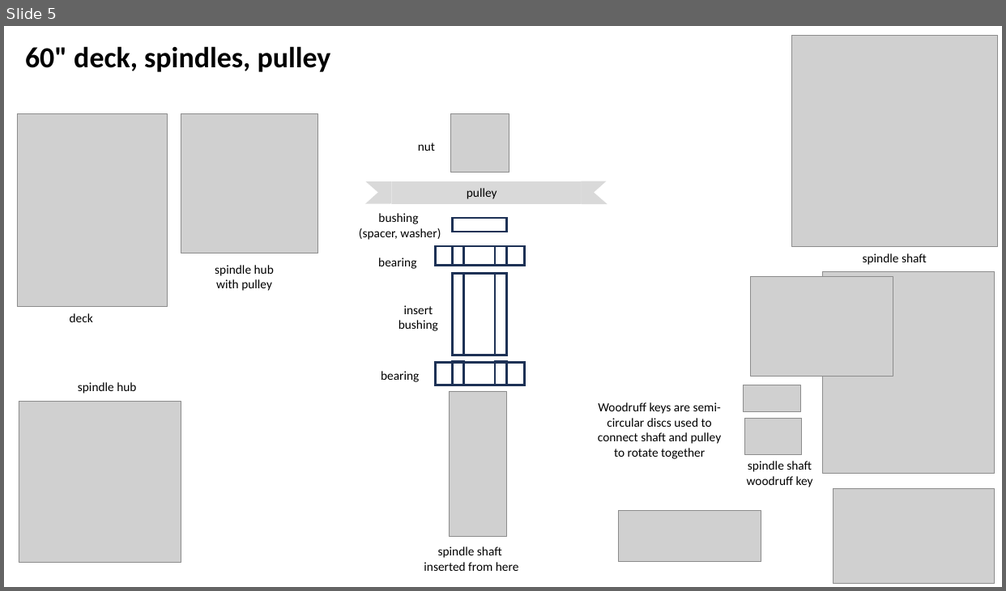
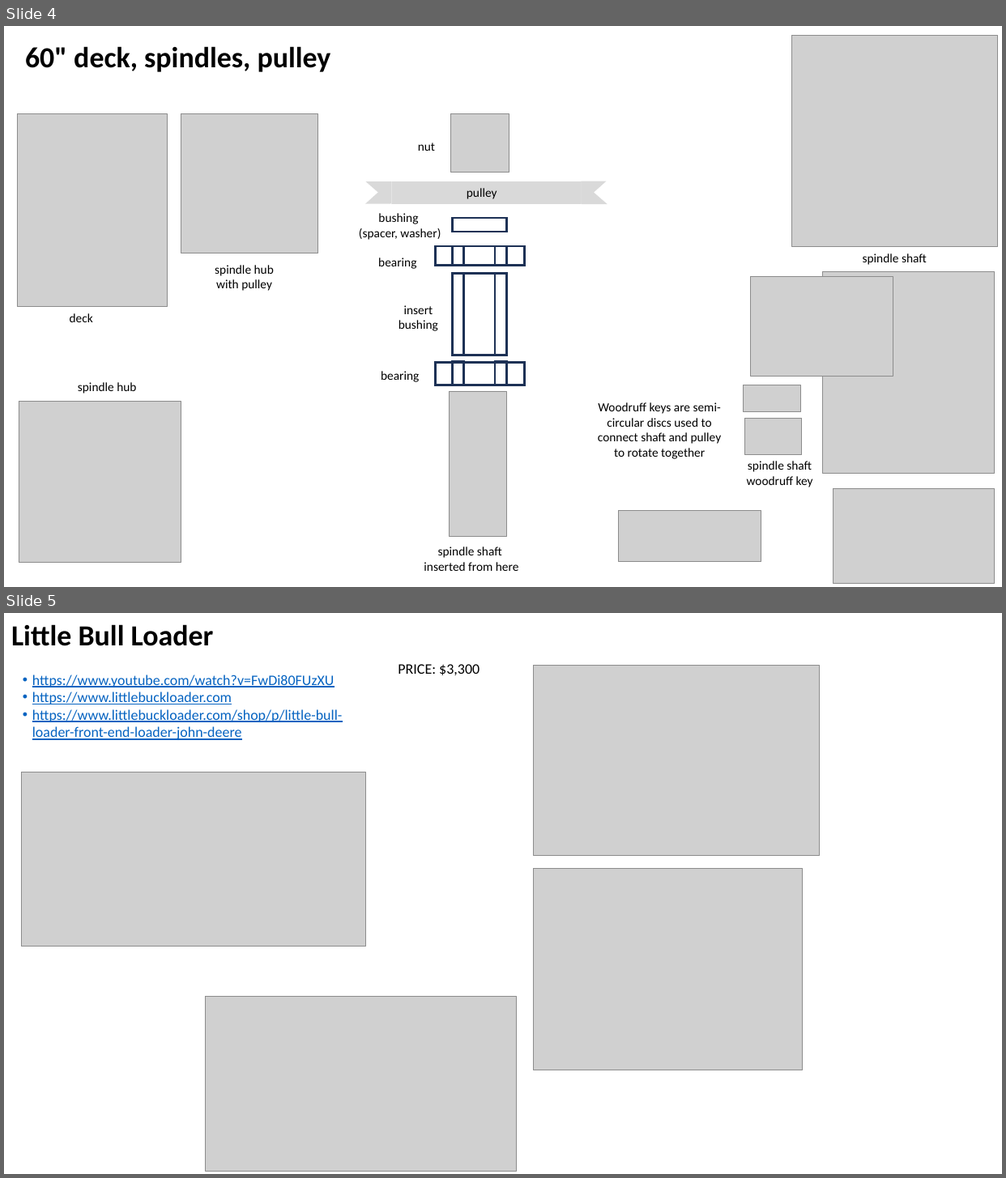
Before and after one commit to lselector/misc_farm, a slide deck: tractor_jd_425.pptx. Shown one above the other, each under a label of ours: slide 5 before the commit, slides 4 and 5 after it. The pictures are 1006x591 and 1006x1178 pixels, drawn with LibreOffice and Linux fonts; fonts in the diff are those of the drawing; grey boxes stand for pictures. Boxes give left, top, right and bottom in pixels: in the first picture for what was removed or moved away, otherwise in the second. Text is boxed around its words. In the diff, an @@ line names an element or a change of style, - is before the commit and + after.

```diff
--- a/tractor_jd_425.pptx
+++ b/tractor_jd_425.pptx
@@ slide 5 added at (x1=4, y1=613, x2=1002, y2=1174), background #FFFFFF @@
@@ text added at (x1=11, y1=624, x2=214, y2=646), 28 pt, text #000000, bold @@
+Little Bull Loader
@@ text added at (x1=32, y1=675, x2=343, y2=740), 14 pt, text #0563C1, underline @@
+• https://www.youtube.com/watch?v=FwDi80FUzXU
+• https://www.littlebuckloader.com
+• https://www.littlebuckloader.com/shop/p/little-bull-loader-front-end-loader-john-deere
@@ text added at (x1=398, y1=664, x2=479, y2=675), 14 pt, text #000000 @@
+PRICE: $3,300
@@ picture added at (x1=533, y1=666, x2=819, y2=855) @@
@@ picture added at (x1=21, y1=772, x2=365, y2=946) @@
@@ picture added at (x1=533, y1=868, x2=803, y2=1070) @@
@@ picture added at (x1=206, y1=997, x2=516, y2=1171) @@
@@ what was slide 5 is now slide 4 @@
```
Also in this commit, not shown: 1 other file.
